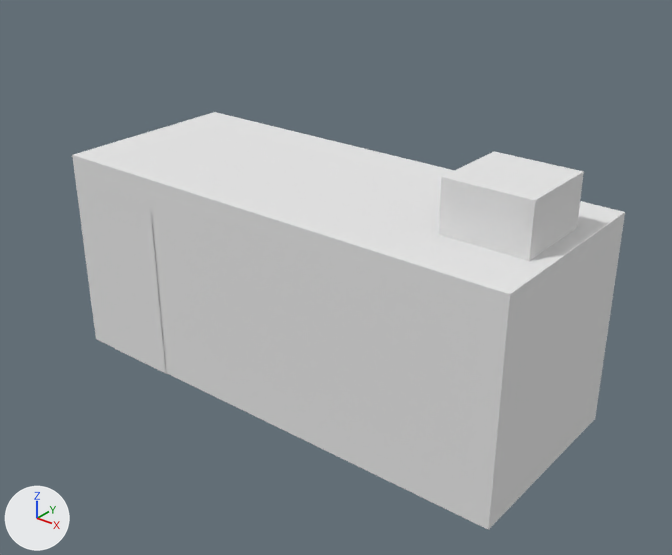
A saved change to the OBJ model unreal/MappingSaintDenis/Content/Import/Elements/SM_Regie.obj.
Rendered twice from a camera (50 mm lens) standing at (6.34, -7.75, 6.22) and looking at (0.52, -0.48, 1.71). Every picture has the same lights, and +X, +Y and +Z are marked at lower left. The older version comes first. Where no turn or scale is listed for an object, it has been applied to the vertices.

The scene before the commit, as lines of its bpy script (objects in view):
```python
me_sm_regie = bpy.data.meshes.new('SM_Regie')
me_sm_regie.from_pydata(...)  # 24 vertices, 28 faces; spans x -3.03..3.03, y -1.23..1.23, z 0.0..3.19
me_sm_regie.materials.append(mat_material_0)  # white #e7e7e7
ob_sm_regie = bpy.data.objects.new('SM_Regie', me_sm_regie)
ob_sm_regie.location = (0.0, 0.0, 0.0)
```
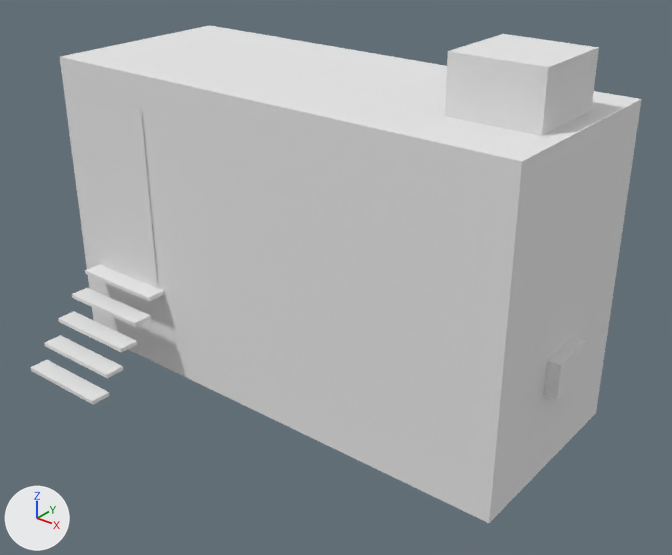
What differs and where, as boxes [x1, y1, x2, y2] in the pictures (672 x 555 px; the box of a moved part takes in the faces that stretch with it):
'SM_Regie', reshaped (10% wider, 19% taller): before [72, 112, 625, 530]; after [31, 25, 642, 523]
part 1 of me_sm_regie, added: after [85, 264, 164, 301]
part 2 of me_sm_regie, added: after [72, 288, 151, 327]
part 3 of me_sm_regie, added: after [58, 311, 137, 352]
part 4 of me_sm_regie, added: after [44, 335, 123, 378]
part 5 of me_sm_regie, added: after [31, 360, 109, 405]
part 6 of me_sm_regie, moved or reshaped: before [96, 192, 166, 373]; after [84, 95, 158, 288]
part 7 of me_sm_regie, moved or reshaped: before [438, 151, 584, 261]; after [444, 34, 599, 136]
part 8 of me_sm_regie, added: after [543, 337, 588, 400]
part 9 of me_sm_regie, rebuilt (19% taller): before [72, 112, 625, 530]; after [60, 25, 642, 523]

Edits to the bpy script that builds the scene:
```text
Change me_sm_regie:
    used by ob_sm_regie; location = (0.0, 0.0, 0.0)
    remove me_sm_regie.from_pydata(...)  # 24 vertices, 28 faces; spans x -3.03..3.03, y -1.23..1.23, z 0.0..3.19
    add me_sm_regie.from_pydata(...)  # 300 vertices, 508 faces; spans x -3.18..3.18, y -2.42..1.23, z 0.0..4.39
    me_sm_regie part 1: a new loose piece, a box spanning x -2.73..-1.53, y -1.46..-1.22, z 1.15..1.2, in mat_material_0 (white #e7e7e7)
    me_sm_regie part 2: a new loose piece, a box spanning x -2.73..-1.53, y -1.7..-1.46, z 0.91..0.96, in mat_material_0 (white #e7e7e7)
    me_sm_regie part 3: a new loose piece, a box spanning x -2.73..-1.53, y -1.94..-1.7, z 0.67..0.72, in mat_material_0 (white #e7e7e7)
    me_sm_regie part 4: a new loose piece, a box spanning x -2.73..-1.53, y -2.18..-1.94, z 0.43..0.48, in mat_material_0 (white #e7e7e7)
    me_sm_regie part 5: a new loose piece, a box spanning x -2.73..-1.53, y -2.42..-2.18, z 0.19..0.24, in mat_material_0 (white #e7e7e7)
    me_sm_regie part 6: the loose piece of 4 vertices spanning x -2.63..-1.63, y -1.23, z 0.0..2.2 is moved by (0.0, 0.0, 1.2)
    me_sm_regie part 7: the loose piece of 8 vertices spanning x 1.83..2.83, y -0.5..0.5, z 2.59..3.19 is moved by (0.0, 0.0, 1.2)
    me_sm_regie part 8: a new loose piece, a box spanning x 2.88..3.18, y -0.3..0.3, z 1.1..1.5, in mat_material_0 (white #e7e7e7)
    me_sm_regie part 9: the loose piece of 8 vertices spanning x -3.03..3.03, y -1.22..1.22, z 0.0..2.59 is rebuilt with 12 vertices and now spans x -3.03..3.03, y -1.22..1.22, z 0.08..3.79
    other edits to the shape of me_sm_regie do not show in these pictures
```
